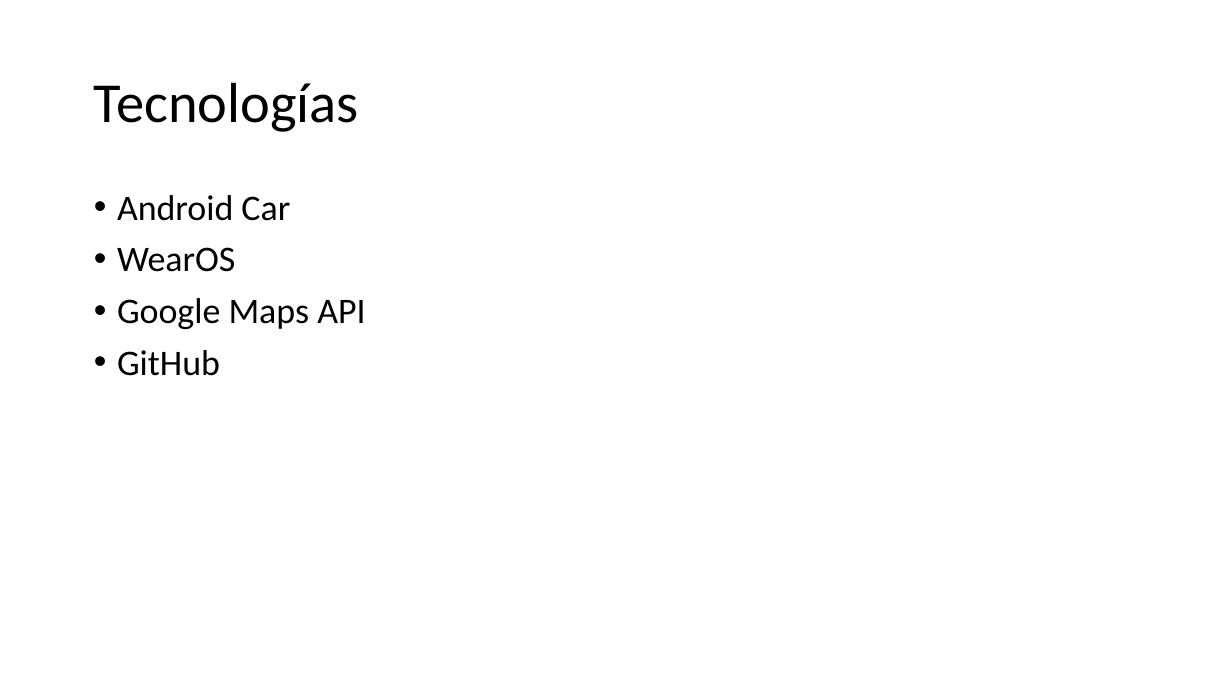
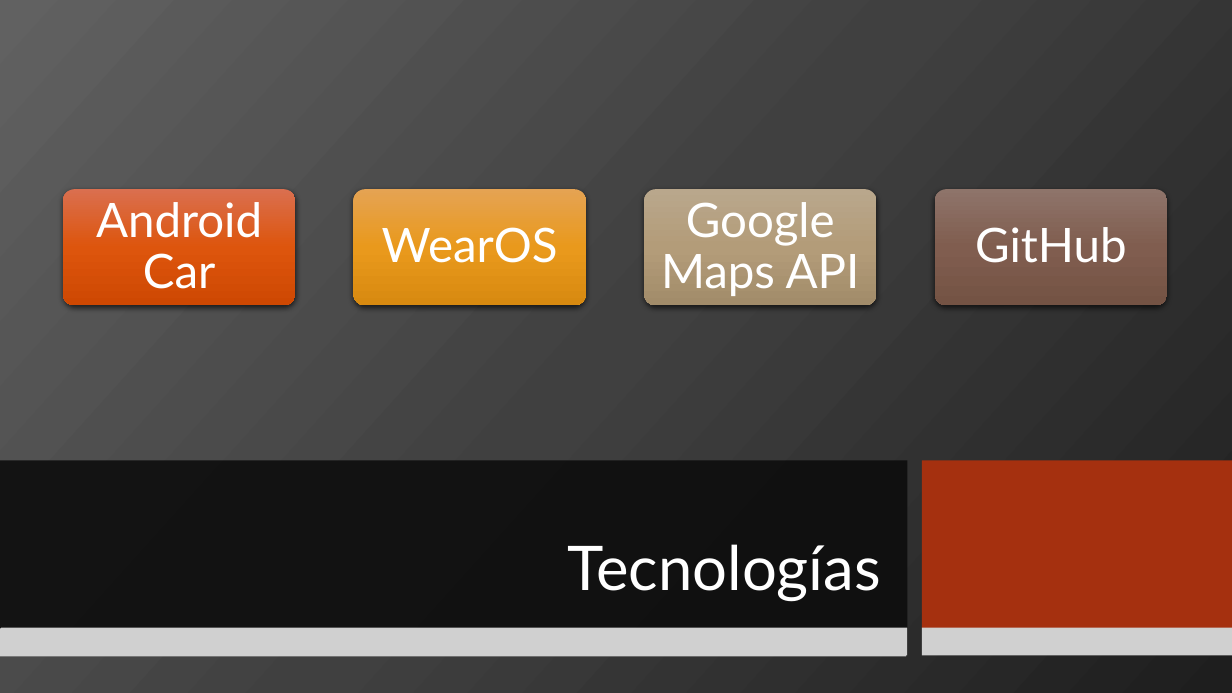
Before and after one commit to JoaquinEMZ/ProyectoAndroid2, a slide deck: slide 7 of presentacion android.pptx (slide 6 before the commit). Drawn at 1232x693 pixels with LibreOffice and Linux fonts; fonts in the diff are those of the drawing; grey boxes stand for pictures; background and template pictures are left out. Boxes give left, top, right and bottom in pixels: in the first picture for what was removed or moved away, otherwise in the second. Text is boxed around its words. In the diff, an @@ line names an element or a change of style, - is before the commit and + after.

```diff
--- a/presentacion android.pptx
+++ b/presentacion android.pptx
@@ background #FFFFFF to picture (left out) @@
@@ rectangle added at (0,0,1232,693), fill gradient #626262 to #414141 to #1F1F1F @@
@@ rectangle added at (0,62,1055,201), fill #262626 @@
@@ rectangle added at (1070,62,1232,201), fill #A5300F @@
@@ text removed at (117,195,365,376) @@
-• Android Car
-• WearOS
-• Google Maps API
-• GitHub
@@ group added at (63,189,1168,306): 4 rounded rectangles, 4 texts @@
+Android Car
+WearOS
+Google Maps API
+GitHub
@@ rectangle added at (0,460,908,628), fill #0D0D0D at 90% opacity @@
@@ title "Tecnologías": place and size @@
-title "Tecnologías" at (94,82,359,132)
+title "Tecnologías" at (567,544,880,602)
@@ title "Tecnologías" at (567,544,880,602): size 44 to 48 pt, font Calibri to Lato, text colour #000000 to #FFFFFF; alignment left to right; vertical alignment middle to bottom @@
@@ rectangle added at (922,460,1232,628), fill #A5300F @@
@@ picture added at (0,628,907,656) @@
@@ picture added at (1,628,908,655) @@
@@ picture added at (922,628,1232,655) @@
```
Also in this commit, not shown: 7 other slides changed, 1 slide added, 3 other files.
